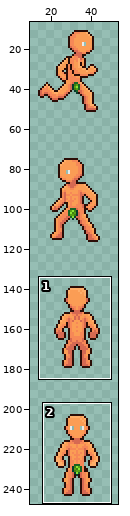
Pixel-art file, stored at Assets/Main/Art/Player/1234.aseprite. The first picture is a wide view before the edit; the outline marks the close-up.
Close-up. Old version:
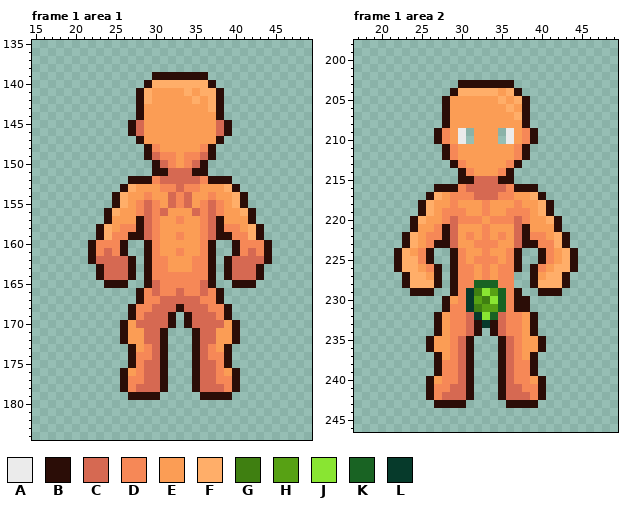
64x256 pixels, 8 frames. Shown: frame 1 area 1: x 15..49, y 135..184; frame 1 area 2: x 17..49, y 198..246. The wide view leaves out empty margins. The commit also changed other frames or places, which this record leaves out.
Palette (. is transparent): A #ebebeb  B #2b0d07  C #d66952  D #f68857  E #fb9d55  F #ffae69  G #3f7f11  H #57a114  J #89e532  K #196323  L #063a2b
Pixels before, frame 1 area 1, first column x 22:
139 ........BBBBBBB........
140 .......BFFFFFFFB.......
141 ......BFEEEEFEFFB......
142 ......BFEEEEEFEFB......
143 ......BEEEEEEEEFB......
144 ......BEEEEEEEEEB......
145 .....BCEEEEEEEEECB.....
146 .....BCEEEEEEEEECB.....
147 ......BEEEEEEEEEB......
148 .......BDEEEEEDB.......
149 .......BCDDEDDCB.......
150 ........BCDEDCB........
151 ........BBCCCBB........
152 .....BBBDCCCCCDBBB.....
153 ....BFEEEDDCDDEEEFB....
154 ...BFEEDEECDCEEDEEFB...
155 ...BFEDCDECDCEDCDEFB...
156 ..BFEEDCDCEEECDCDEEFB..
157 ..BEEEBCDEEDEEDCBEEEB..
158 .BFEDDBCDEEEEEDCBDDEFB.
159 .BFDDBBCDEEDEEDCBBDDFB.
160 BDDDB..BDEEEEEDB..BDDDB
161 BDCDB..BDEEDEEDB..BDCDB
162 BCCCCB.BDDEEEDDB.BCCCCB
163 .BCCCB.BDDEEEDDB.BCCCB.
164 .BCCCB.BDDDDDDDB.BCCCB.
165 ..BBB..BCDDDDDCB..BBB..
166 ......BDCDDCDDCDB......
167 ......BDDCCCCCDDB......
168 .....BDDCCCBCCCDDB.....
169 .....BDCCCB.BCCCDB.....
170 ....BECCCCB.BCCCCEB....
171 ....BEECCB...BCCEEB....
172 ....BEECCB...BCCEEB....
173 .....BEDCB...BCDEB.....
174 .....BDDCB...BCDDB.....
175 .....BDCCB...BCCDB.....
176 ....BEDCCB...BCCDEB....
177 ....BDDCCB...BCCDDB....
178 ....BDCCCB...BCCCDB....
179 .....BBBB.....BBBB.....
Pixels before, frame 1 area 2, first column x 22:
203 ........BBBBBBB........
204 .......BFFFFFEFB.......
205 ......BEEEEEEFEFB......
206 ......BEEEEEEEFEB......
207 ......BEEEEEEEEFB......
208 ......BEEEEEEEEEB......
209 .....BDEA.EEE.AEDB.....
210 .....BDEA.EEE.AEDB.....
211 ......BDEEEEEEEDB......
212 ......BDEEEEEEEDB......
213 .......BDEEEEEDB.......
214 ........BDEEEDB........
215 ........BBCCCBB........
216 .....BBBDCCCCCDBBB.....
217 ....BFEDDDCCCDDEEFB....
218 ...BFEEDEEEDEEEDEEFB...
219 ...BFEDDDEEDEEDDDEFB...
220 ..BFEEDCDDDEDDDCDEEFB..
221 ..BEEDBCEEEDEEECBEEEB..
222 .BFEDDBCEDEDEDECBDDEFB.
223 .BFEDBBCEEDDDEECBBDDFB.
224 BFEDB..BDEEDEEDB..BDEFB
225 BFFDB..BDEDDDEDB..BDEFB
226 BFFEDB.BDDEDEDDB.BDEFFB
227 .BFFEB.BDDEDEDD..BEFFB.
228 .BFFFB.BDDKKKDD..BFFFB.
229 ..BBB..BDLGJHKDB..BBB..
230 ......BEDLHGJKDBB......
231 ......BDDLGHHKDBB......
232 .....BEDDCLJKCDDEB.....
233 .....BEDDCBLBCDDEB.....
234 .....BEDDCB.BCDDEB.....
235 ....BEEDCB...BCDEEB....
236 ....BEEDCB...BCDEEB....
237 .....BEDCB...BCDEB.....
238 .....BDDCB...BCDDB.....
239 .....BDDCB...BCDDB.....
240 ....BEDDCB...BCDDEB....
241 ....BDDCCB...BCCDDB....
242 ....BDCCCB...BCCCDB....
243 .....BBBB.....BBBB.....
Once edited:
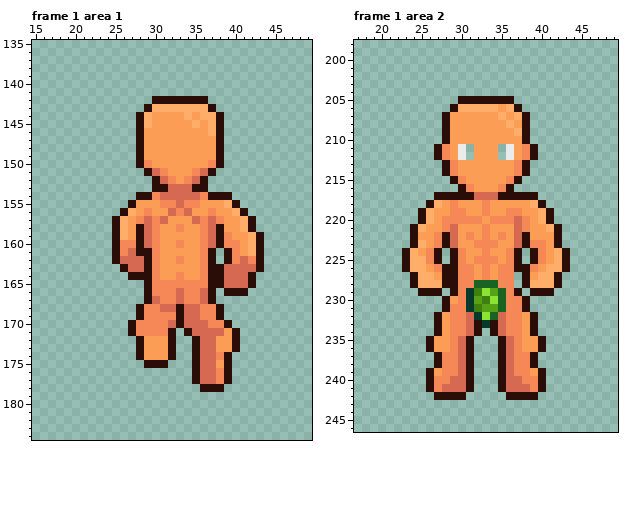
The edit:
Changed rows in their new state; - is an unchanged pixel.
Frame 1 area 1, layer "Body":
first column x 22:
139 --------.......--------
140 -------.........-------
141 ------...........------
142 ------..BBBBBBB..------
143 ------.BFFFFFFFB.------
144 -------F----F-FF-------
145 -----.BF-----F-FB.-----
146 -----.B--------FB.-----
148 ------BEE-----EEB------
149 ------BEEEE-EEEEB------
150 ------BDEEE-EEEDB------
151 -------BCDEEEDCB-------
152 -----...B-DED-B...-----
153 ----....BBC-CBB....----
154 ---...BBDC-C-CDBBB..---
155 ---..BEEEDDCDDEEEFB.---
156 --..BFEDEECDCEEDE-FB.--
157 --.BF-D--C-E-C--D--F---
158 -..BFE-----D-----EEFB.-
159 -..BFE-----E-----DEE---
160 ...BDDBC---D---CBDDEFB.
161 ...BDCB----E-----BDEFB.
162 ...B-CC--E-D-E----D-DB.
163 -...BCC--E---E--BC-----
164 -....-B--EE-EE--BC--B.-
165 --...---D-----D-BCCC---
166 ------.BD------B.BBB---
167 ------.BCDD-DDCB.------
168 -----.B-D-----D-B.-----
169 -----.BDDDDBC-DDB.-----
170 ----.BDDDDCBC--DDB.----
171 ----.BDDDDB-BC--C------
172 ----..BEEEB------------
173 -----.BEEEB----C-EB----
174 -----.BEEEB----C-------
175 -----..BB-------E------
176 ----......-------B.----
177 ----......-------B.----
178 ----......---.BBB..----
179 -----....-----....-----
Frame 1 area 2, layer "Body":
first column x 22:
203 --------.......--------
204 -------.........-------
205 ------..BBBBBBB..------
206 ------.BFFFFF--B.------
207 -------------F---------
208 --------------F--------
209 -----.B-EE---EEFB.-----
210 -----.B-EE---EE-B.-----
211 -----BDEA.---.AEDB-----
212 -----BDEA.---.AEDB-----
213 ------BDE-----EDB------
214 ------BDEE---EEDB------
215 -------BDEEEEEDB-------
216 -----...BDEEEDB...-----
217 ----.BBBBB---BBBBB.----
218 ---.BF---------E-FB.---
219 ------E---------E------
220 --.BF--D----------FB.--
221 ---F-ED---------D--F---
222 -.B-E------------EE-B.-
223 -.BFED-----------D-EB.-
224 .BFEDB-----------BDEFB.
225 .B-FDB-----------BDEFB.
226 .B-FEDB---------BDEF-B.
227 -.B-FEB---------BEF-B.-
228 -.B--FB---------BF--B.-
229 --.--B-----------B--.--
230 ---------------D-------
231 ---------------D-------
first column x 26:
237 --D---------D--
239 BE-----------EB
240 -D-C-------C-D-
241 --C---------C--
242 .BBBB.---.BBBB.
243 -....-----....-
Boxes around the changes in both close-ups, in picture pixels (x1, y1, x2, y2):
changed: (88, 72, 272, 400)
changed: (394, 80, 578, 312)
changed: (426, 352, 474, 408)
changed: (498, 352, 546, 408)
